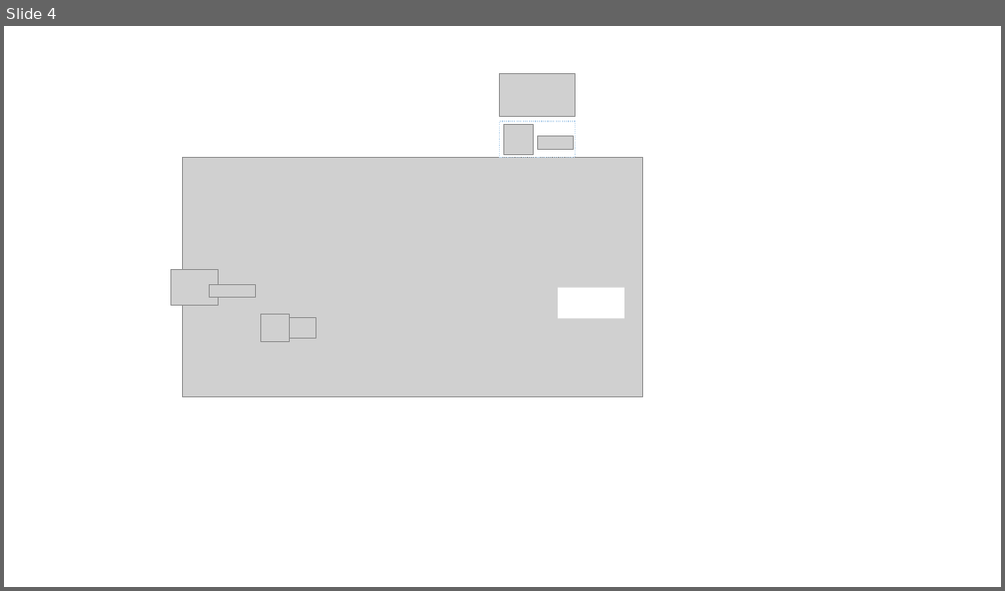
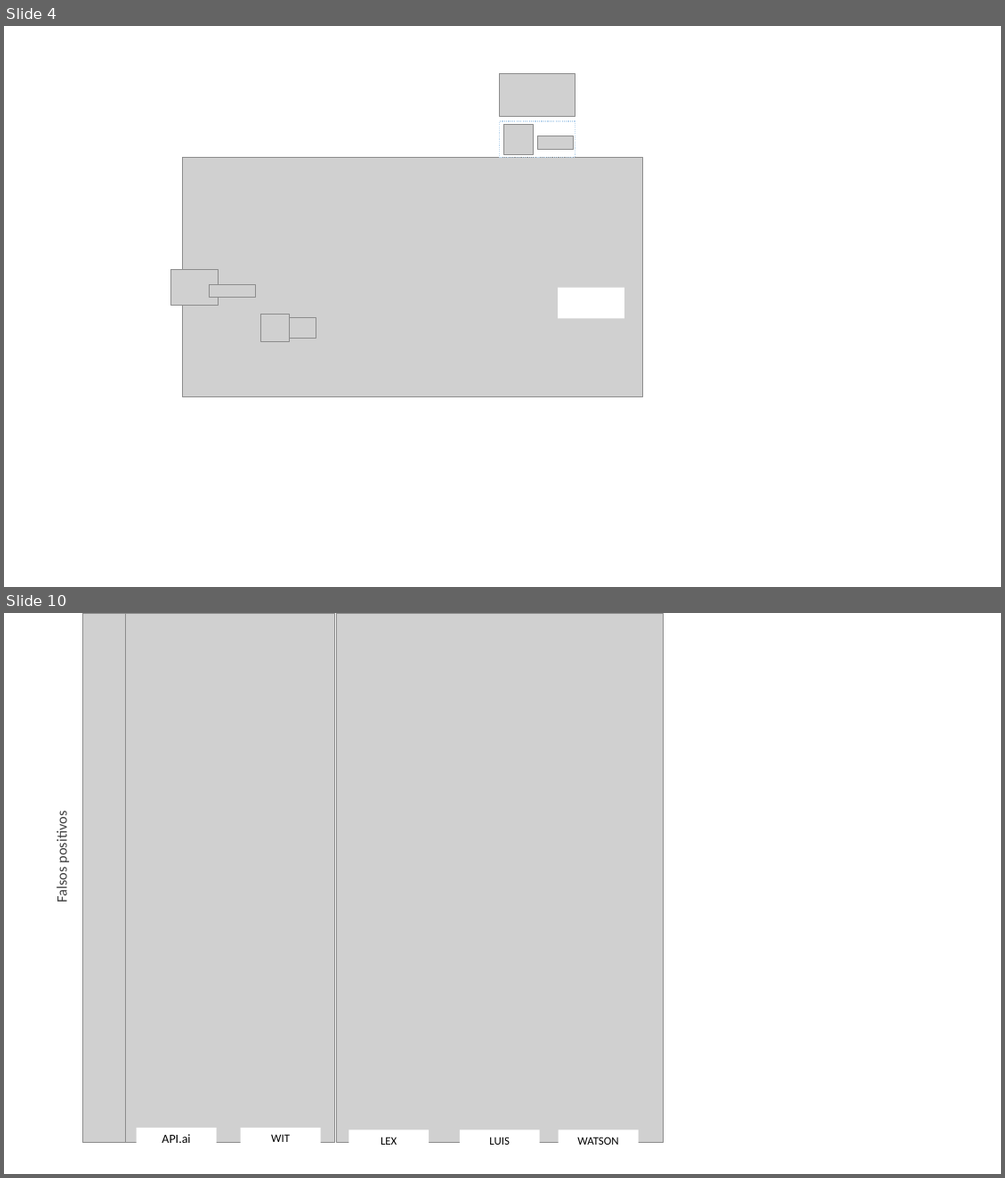
Before and after one commit to inmperfer/TFM, a slide deck: memoria/images/Presentación1.pptx. Shown one above the other, each under a label of ours: slide 4 before the commit, slides 4 and 10 after it; the slides between them are not shown. The pictures are 1005x591 and 1005x1178 pixels, drawn with LibreOffice and Linux fonts; fonts in the diff are those of the drawing; grey boxes stand for pictures. Boxes give left, top, right and bottom in pixels: in the first picture for what was removed or moved away, otherwise in the second. Text is boxed around its words. In the diff, an @@ line names an element or a change of style, - is before the commit and + after.

```diff
--- a/memoria/images/Presentación1.pptx
+++ b/memoria/images/Presentación1.pptx
@@ slide 10 added at [4, 613, 1001, 1174], background #FFFFFF @@
@@ group added at [48, 613, 663, 1151]: 6 rectangles, 3 pictures @@
+WATSON
+API.ai
+LUIS
+LEX
+WIT
+Falsos positivos
```
Also in this commit, not shown: 7 other slides added, 8 other files.
